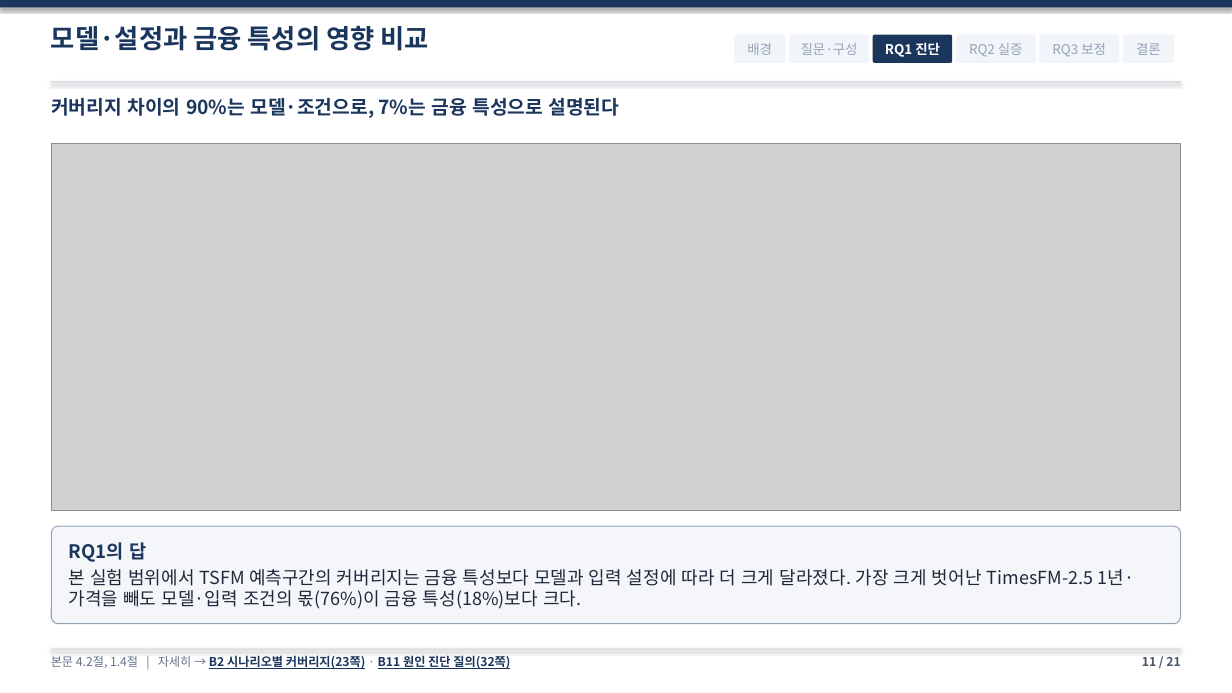
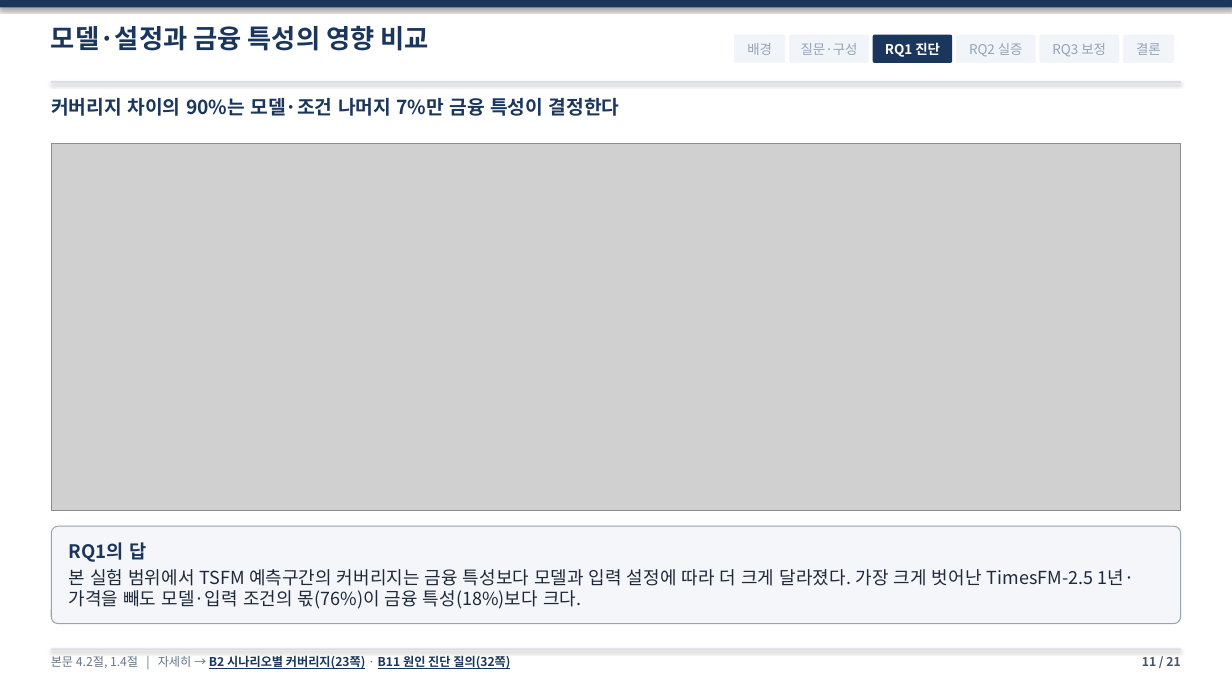
Before and after one commit to sapzzil/Master-thesis, a slide deck: slide 11 of 05_논문작성/석사학위논문_심사발표_v14.pptx. Drawn at 1232x693 pixels with LibreOffice and Linux fonts; fonts in the diff are those of the drawing; grey boxes stand for pictures. Boxes give left, top, right and bottom in pixels: in the first picture for what was removed or moved away, otherwise in the second. Text is boxed around its words. In the diff, an @@ line names an element or a change of style, - is before the commit and + after.

```diff
--- a/05_논문작성/석사학위논문_심사발표_v14.pptx
+++ b/05_논문작성/석사학위논문_심사발표_v14.pptx
@@ text at (x1=51, y1=98, x2=620, y2=116): text changed @@
-커버리지 차이의 90%는 모델·조건으로, 7%는 금융 특성으로 설명된다
+커버리지 차이의 90%는 모델·조건 나머지 7%만 금융 특성이 결정한다
```
Also in this commit, not shown: 1 other slide changed, 6 other files.
